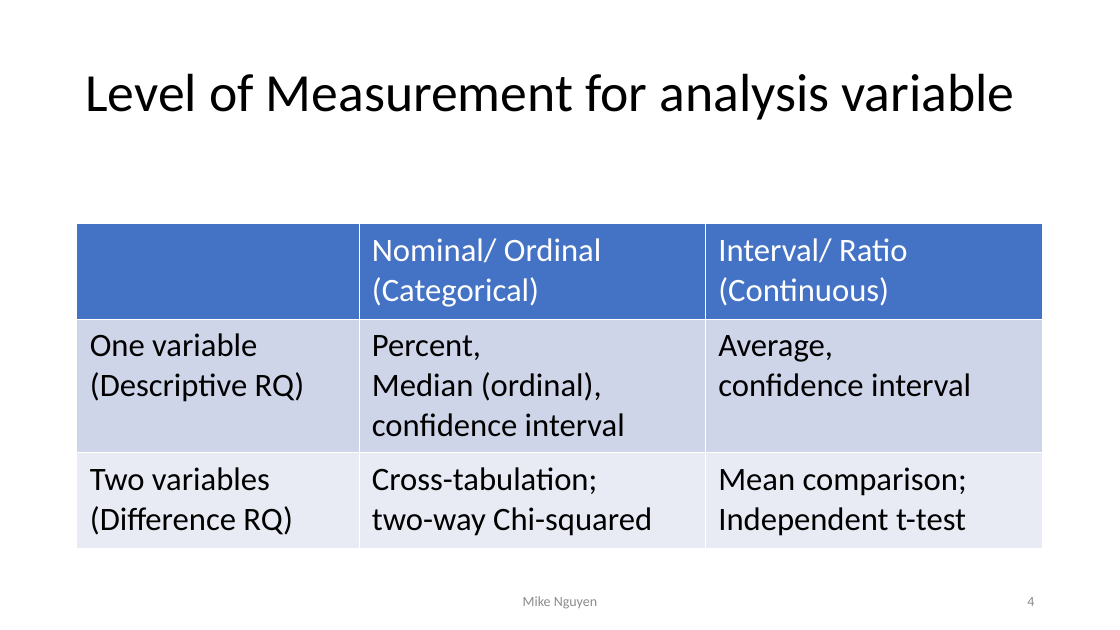
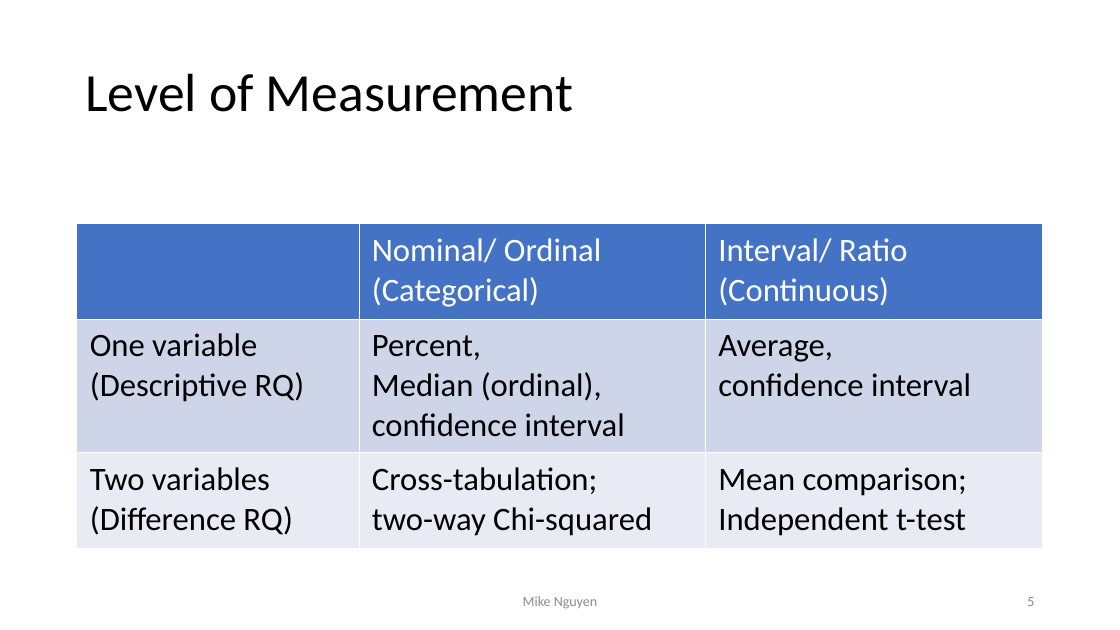
Before and after one commit to mikenguyen13/mar4050, a slide deck: slide 5 of lectures/14/2_Review.pptx (slide 4 before the commit). Drawn at 1120x630 pixels with LibreOffice and Linux fonts; fonts in the diff are those of the drawing. Boxes give left, top, right and bottom in pixels: in the first picture for what was removed or moved away, otherwise in the second. Text is boxed around its words. In the diff, an @@ line names an element or a change of style, - is before the commit and + after.

```diff
--- a/lectures/14/2_Review.pptx
+++ b/lectures/14/2_Review.pptx
@@ title at [85,73,573,112]: text changed @@
-Level of Measurement for analysis variable
+Level of Measurement
@@ page number at [1027,597,1034,606]: text changed @@
-4
+5
```
Also in this commit, not shown: 7 other slides changed, 3 slides added, 2 slides removed, 3 other files.
